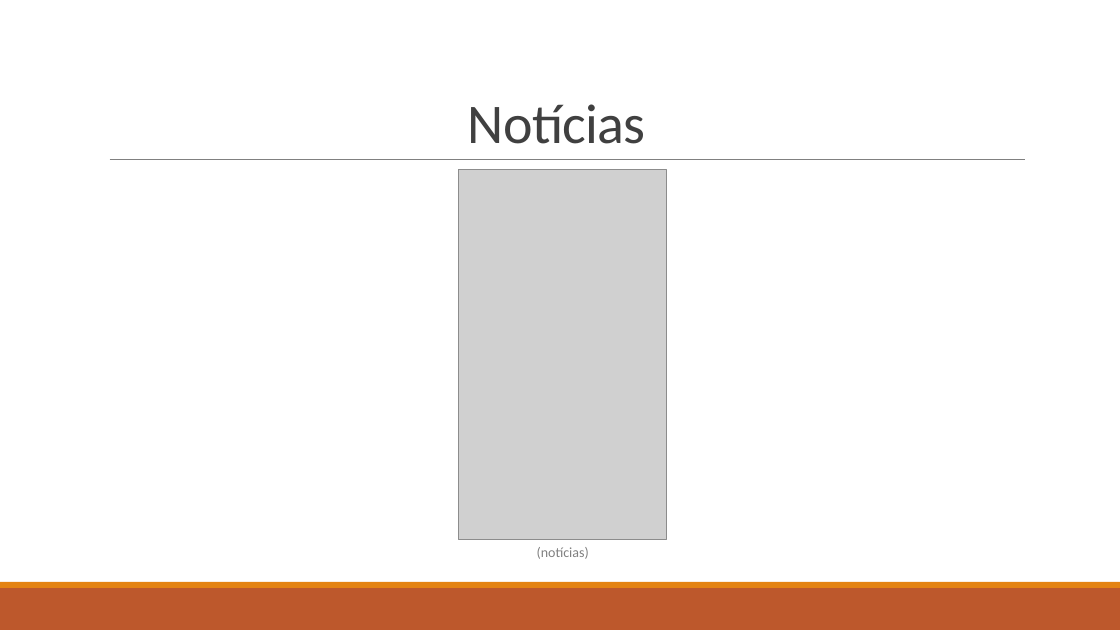
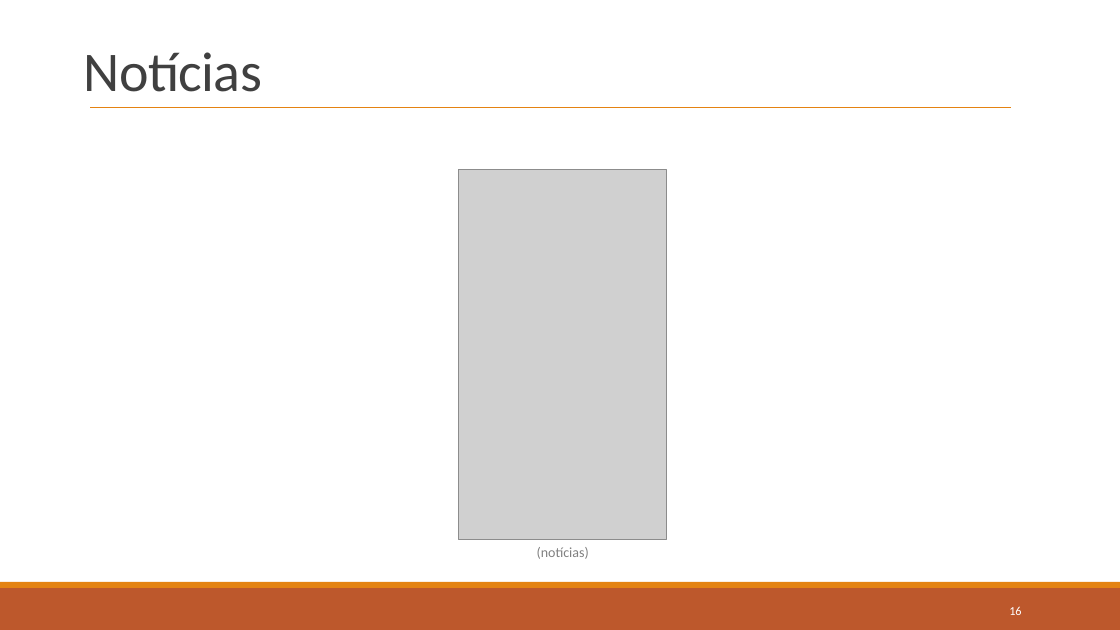
Before and after one commit to lodyny/ProjetoCM, a slide deck: slide 16 of CM-Not-So-Chubby_E3.pptx. Drawn at 1120x630 pixels with LibreOffice and Linux fonts; fonts in the diff are those of the drawing; grey boxes stand for pictures. Boxes give left, top, right and bottom in pixels: in the first picture for what was removed or moved away, otherwise in the second. Text is boxed around its words. In the diff, an @@ line names an element or a change of style, - is before the commit and + after.

```diff
--- a/CM-Not-So-Chubby_E3.pptx
+++ b/CM-Not-So-Chubby_E3.pptx
@@ title "Notícias": place and size @@
-title "Notícias" at [468, 104, 646, 144]
+title "Notícias" at [84, 52, 262, 92]
@@ line added from (90, 108) to (1012, 108), #E48312 1 pt @@
@@ rectangle added at [108, 140, 1035, 181], fill #FFFFFF, outline #FFFFFF 1.25 pt @@
@@ line removed from (110, 160) to (1026, 160) @@
@@ page number added at [1009, 606, 1021, 615], 10.5 pt, text #FFFFFF @@
+16
```
Also in this commit, not shown: 17 other slides changed, 1 other file.
